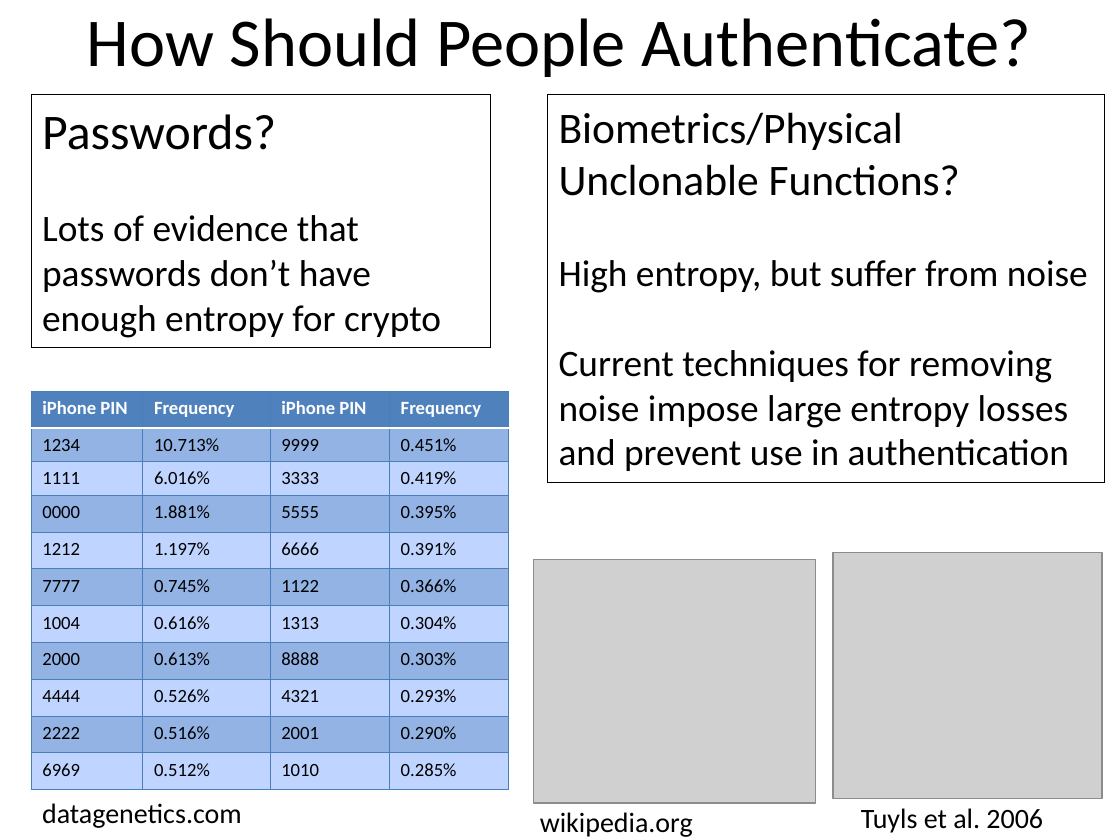
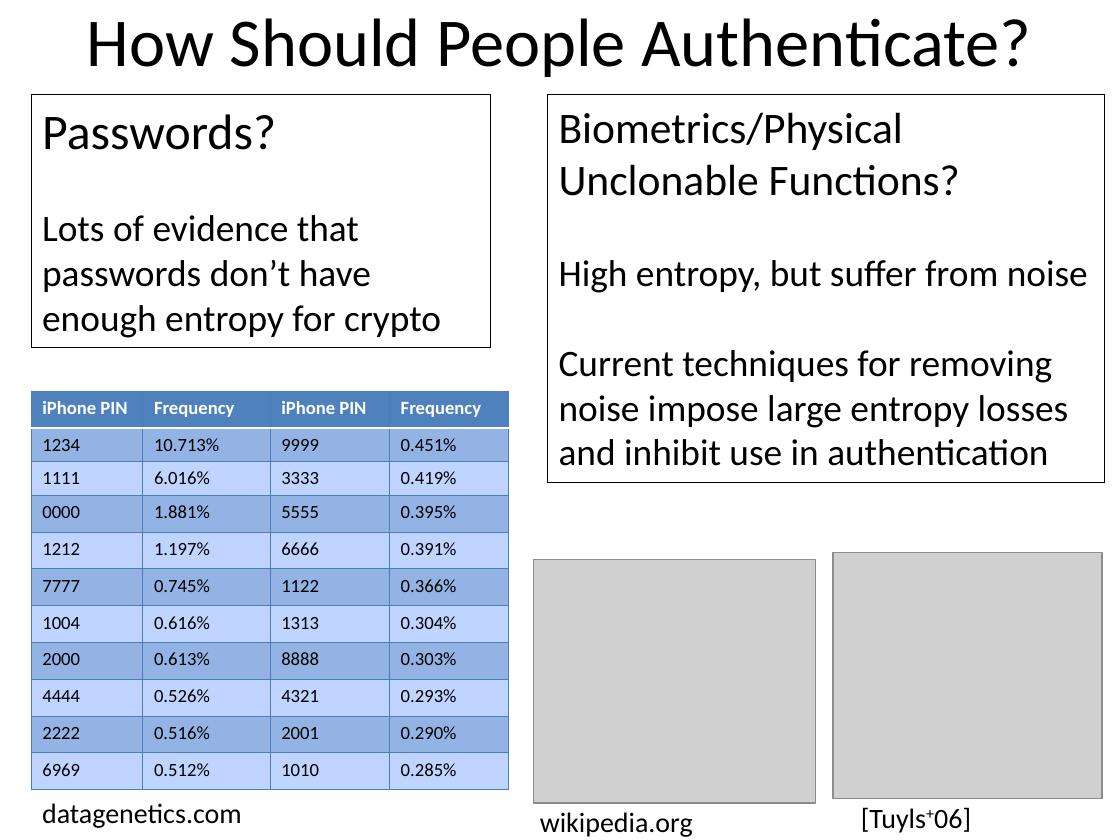
Before and after one commit to xianruimeng/comp-fuzzy-ext, a slide deck: slide 2 of ComputationalFuzzyExtractors-CryptoRump.pptx. Drawn at 1120x840 pixels with LibreOffice and Linux fonts; fonts in the diff are those of the drawing; grey boxes stand for pictures. Boxes give left, top, right and bottom in pixels: in the first picture for what was removed or moved away, otherwise in the second. Text is boxed around its words. In the diff, an @@ line names an element or a change of style, - is before the commit and + after.

```diff
--- a/ComputationalFuzzyExtractors-CryptoRump.pptx
+++ b/ComputationalFuzzyExtractors-CryptoRump.pptx
@@ text in rectangle at <box>559,350,1069,466</box>: text changed @@
-Current techniques for removing noise impose large entropy losses and prevent use in authentication
+Current techniques for removing noise impose large entropy losses and inhibit use in authentication
@@ text at <box>861,807,971,833</box>: text changed @@
-Tuyls et al. 2006
+[Tuyls+06]
```
Also in this commit, not shown: 1 other slide changed, 4 other files.
